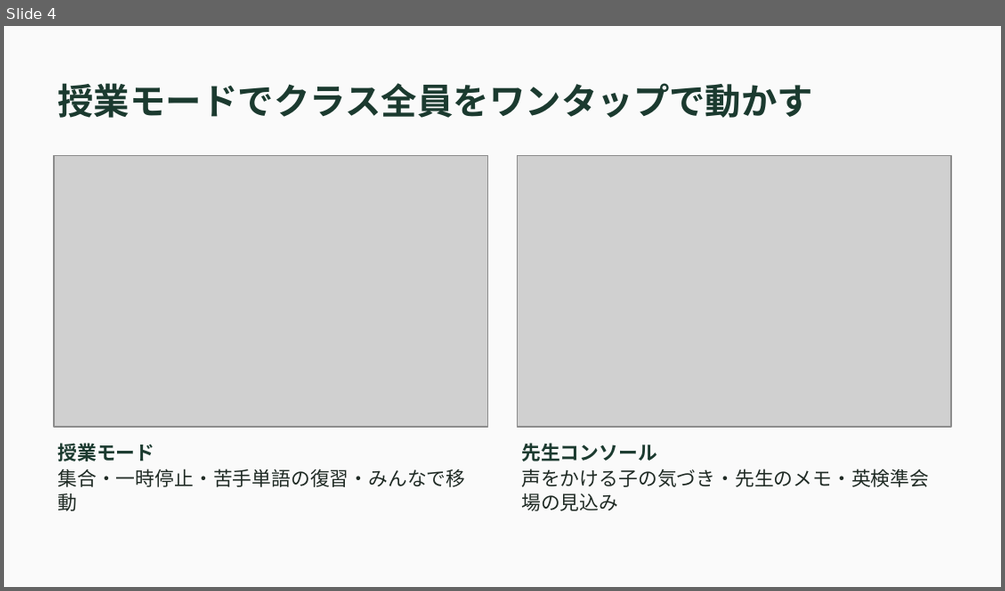
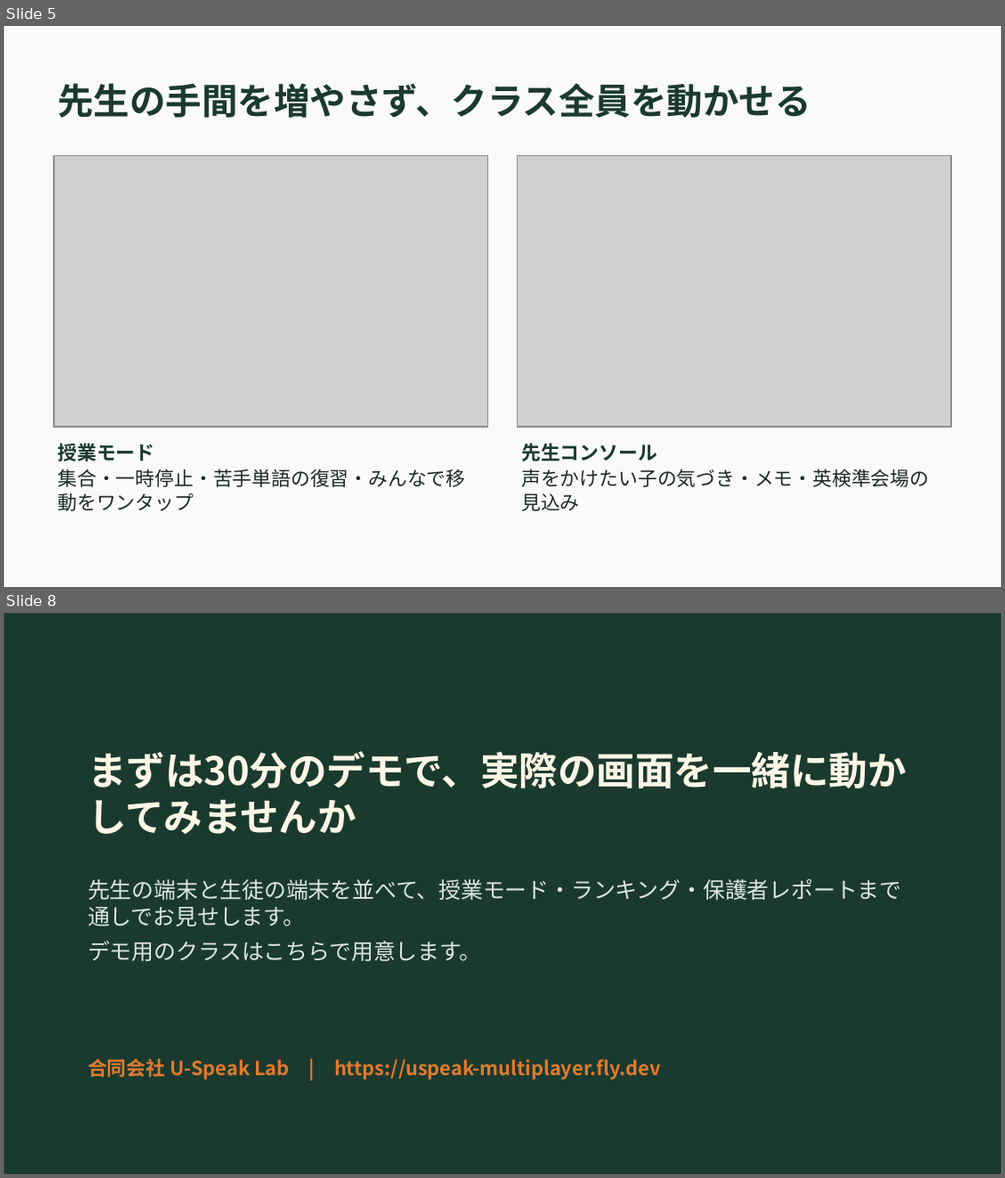
Before and after one commit to Yuto622/uspeak_meta, a slide deck: docs/deck/U-Speak_Web版_サービス資料.pptx. Shown one above the other, each under a label of ours: slide 4 before the commit, slides 5 and 8 after it; the slides between them are not shown. The pictures are 1005x591 and 1005x1178 pixels, drawn with LibreOffice and Linux fonts; fonts in the diff are those of the drawing; grey boxes stand for pictures. Boxes give left, top, right and bottom in pixels: in the first picture for what was removed or moved away, otherwise in the second. Text is boxed around its words. In the diff, an @@ line names an element or a change of style, - is before the commit and + after.

```diff
--- a/docs/deck/U-Speak_Web版_サービス資料.pptx
+++ b/docs/deck/U-Speak_Web版_サービス資料.pptx
@@ slide 8 added at (x1=4, y1=613, x2=1001, y2=1174), background #FAFAFA @@
@@ rectangle added at (x1=4, y1=613, x2=1001, y2=1173), fill #1B3A2F @@
@@ text added at (x1=88, y1=751, x2=906, y2=834), 28 pt, text #FFF6E6, bold @@
+まずは30分のデモで、実際の画面を一緒に動かしてみませんか
@@ text added at (x1=88, y1=879, x2=902, y2=961), 16 pt, text #DCE6DF @@
+先生の端末と生徒の端末を並べて、授業モード・ランキング・保護者レポートまで通しでお見せします。
+デモ用のクラスはこちらで用意します。
@@ text added at (x1=88, y1=1058, x2=661, y2=1079), 14 pt, text #E27A2D, bold @@
+合同会社 U-Speak Lab | https://uspeak-multiplayer.fly.dev
@@ what was slide 4 is now slide 5 @@
@@ slide 5 changed as well @@
@@ text at (x1=57, y1=83, x2=810, y2=118): text changed @@
-授業モードでクラス全員をワンタップで動かす
+先生の手間を増やさず、クラス全員を動かせる
@@ text at (x1=57, y1=468, x2=465, y2=511): text changed @@
-集合・一時停止・苦手単語の復習・みんなで移動
+集合・一時停止・苦手単語の復習・みんなで移動をワンタップ
@@ text at (x1=521, y1=468, x2=929, y2=511): text changed @@
-声をかける子の気づき・先生のメモ・英検準会場の見込み
+声をかけたい子の気づき・メモ・英検準会場の見込み
```
Also in this commit, not shown: 6 other slides added, 5 slides removed.
